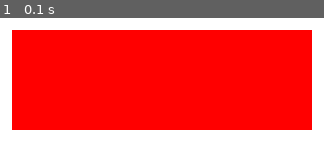
Above: before the commit, frame 1.
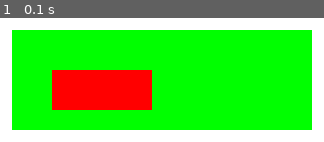
Above: after the commit, the same moment.

Repository: hohaithuy/IE221-Pygame
Game: pygame game, started from test.py
The game is run twice, just before and just after one commit, with the same random seed, the same clock (stepped at 60 frames per second) and the same inputs.
Inputs:
- Up to frame 1 (0.1 s): no input

The runs differ from the first frame. In frame 1, 65% of the frame differs, in the area x 3-97%, y 9-91%.

Commit message:
test pygame

Diff:
--- a/test.py
+++ b/test.py
@@ -11,6 +11,11 @@
         if event.type == QUIT:
             pygame.quit()
             sys.exit()
-    DISPLAYSURF.fill((255, 255, 255))
-    pygame.draw.rect(DISPLAYSURF, (255, 0, 0), (100, 80, 150, 50))
+    DISPLAYSURF.fill((255, 255, 255))#Tô màu nền
+
+    surface2rect = pygame.Surface((150, 50))
+    surface2rect.fill((0, 255, 0))
+    pygame.draw.rect(surface2rect, (255, 0, 0), (20, 20, 50, 20))
+    DISPLAYSURF.blit(surface2rect, (100, 80))
+
     pygame.display.update()
